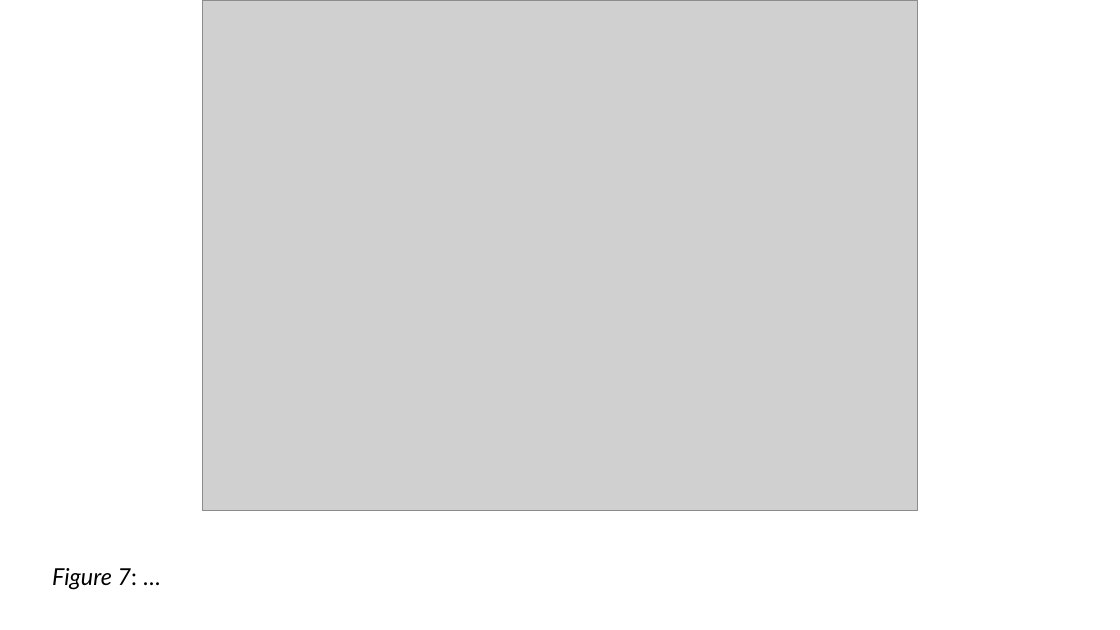
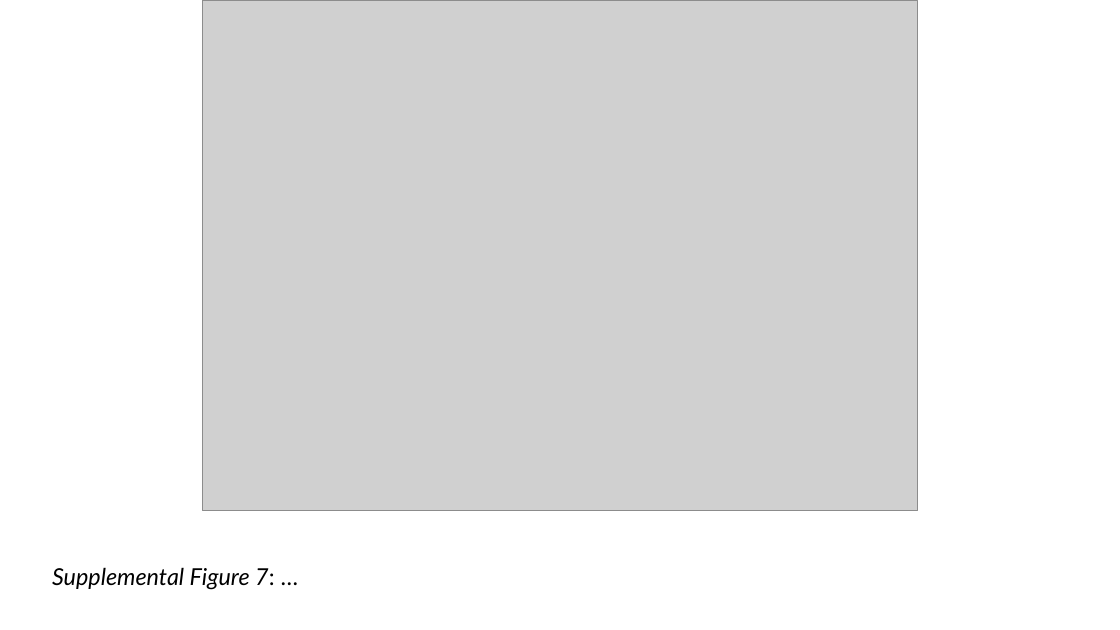
Before and after one commit to LukeABobay/larval-fish-community-analysis, a slide deck: slide 29 of Project Figures and Tables in order.pptx (slide 11 before the commit). Drawn at 1120x630 pixels with LibreOffice and Linux fonts; fonts in the diff are those of the drawing; grey boxes stand for pictures. Boxes give left, top, right and bottom in pixels: in the first picture for what was removed or moved away, otherwise in the second. Text is boxed around its words. In the diff, an @@ line names an element or a change of style, - is before the commit and + after.

Commit message:
Update powerpoint with figures and tables

```diff
--- a/Project Figures and Tables in order.pptx
+++ b/Project Figures and Tables in order.pptx
@@ title at bbox=[52, 567, 275, 590]: text changed @@
-Figure 7: …
+Supplemental Figure 7: …
```
Also in this commit, not shown: 12 other slides changed, 4 slides added.
